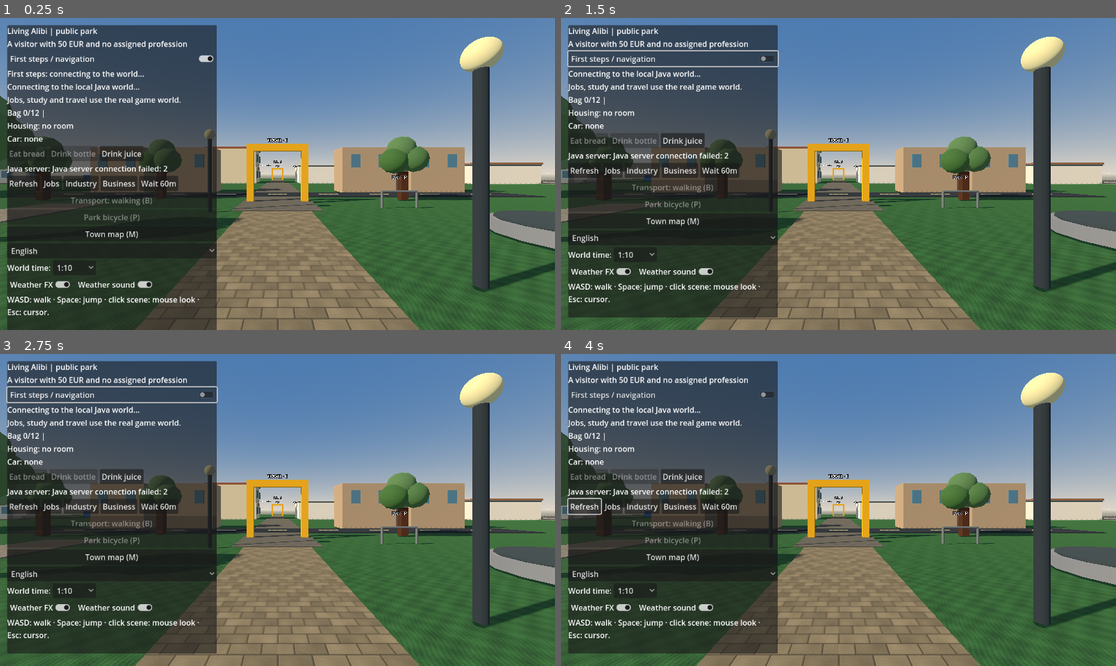
Above: before the commit, frames 1-4 (two rows, left to right).
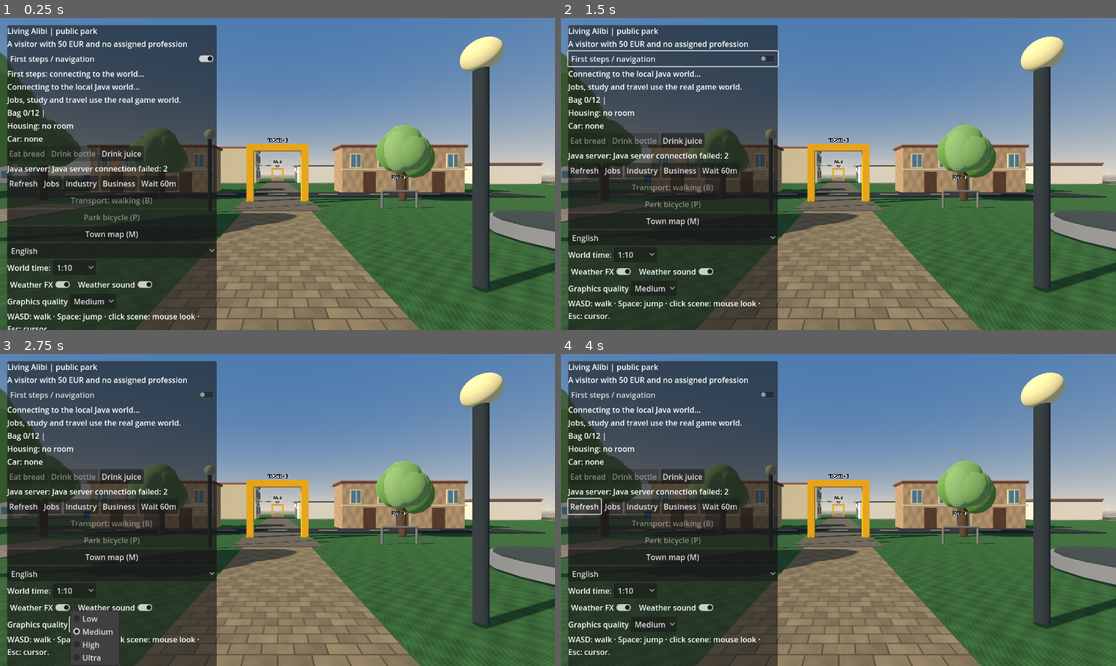
Above: after the commit, the same moments.

Repository: holovin777/living-alibi
Game: Godot game, scene res://scenes/park.tscn
Same seed, same stepped clock (60 frames per second), same inputs: the game is played once before the commit and once after it.
Inputs (mouse positions are in pixels of both pictures, inside the frame that each line leads up to):
- Up to frame 1 (0.25 s): no input
- Up to frame 2 (1.5 s): click (655, 301) at 0.5 s, where only the run after the commit has a clickable "Medium"; click "First steps / navigation" at 1.25 s
- Up to frame 3 (2.75 s): click (94, 625) at 2 s, where only the run after the commit has a clickable "Medium"
- Up to frame 4 (4 s): click "Drink juice" at 2.75 s; click "Refresh" at 3.5 s

The runs differ from the first frame. In frame 1, 6.2% of the frame differs, in the area x 0-100%, y 5-100%; in frame 2, 7.5%; in frame 3, 8.7%; in frame 4, 7.5%.

Commit message:
Improve Lombard architecture, seasonal tree canopies, lighting and runtime graphics presets

Diff:
--- a/godot/scripts/ParkDemo.gd
+++ b/godot/scripts/ParkDemo.gd
@@ -44,6 +44,11 @@
 const TownVisuals = preload("res://scripts/TownVisuals.gd")
 var _sky_material: ProceduralSkyMaterial
 var _surface_textures: Dictionary = {}
+var _graphics_quality := 1
+var _leaf_mesh: SphereMesh
+var _leaf_materials: Array[StandardMaterial3D] = []
+var _foliage_season := ""
+var _graphics_details: Array[Node3D] = []
 const FamilyApartment = preload("res://scripts/FamilyApartment.gd")
 const GameLanguage = preload("res://scripts/GameLanguage.gd")
 const ResidentPersonality = preload("res://scripts/ResidentPersonality.gd")
@@ -838,9 +843,58 @@
         _camera.position = _avatar.position + Vector3(0.0,eye + _jump_height,0.0)
         _camera.rotation = Vector3(_view_pitch,_view_yaw,0.0)
 
+func _set_graphics_quality(index: int) -> void:
+    _graphics_quality = clampi(index,0,3)
+    # Godot Compatibility supports these MSAA levels; no renderer restart needed.
+    match _graphics_quality:
+        0:
+            get_viewport().msaa_3d = Viewport.MSAA_DISABLED
+        1:
+            get_viewport().msaa_3d = Viewport.MSAA_2X
+        2:
+            get_viewport().msaa_3d = Viewport.MSAA_4X
+        3:
+            get_viewport().msaa_3d = Viewport.MSAA_8X
+    _sun.shadow_enabled = _graphics_quality > 0
+    _sun.directional_shadow_max_distance = [25.0,55.0,80.0,105.0][_graphics_quality]
+    for detail in _graphics_details:
+        if is_instance_valid(detail):
+            detail.visible = _graphics_quality > 0
+
+func _register_graphics_detail(detail: Node3D) -> void:
+    # Visual-only decoration never alters an obstacle or interaction.
+    _graphics_details.append(detail)
+    detail.visible = _graphics_quality > 0
+
+func _update_foliage(season: String, snowy: bool) -> void:
+    var key := season + str(snowy)
+    if key == _foliage_season:
+        return
+    _foliage_season = key
+    var color := Color("#537f3b")
+    match season:
+        "SPRING": color = Color("#659747")
+        "AUTUMN": color = Color("#b17a38")
+        "WINTER": color = Color("#66705a")
+    if snowy:
+        color = color.lerp(Color("#dce4df"),0.50)
+    for i in range(_leaf_materials.size()):
+        _leaf_materials[i].albedo_color = color.lightened(float(i)*0.07)
+
 func _build_world() -> void:
     _environment = Environment.new()
-    _surface_textures={"grass":TownVisuals.texture("grass"),"paving":TownVisuals.texture("paving"),"asphalt":TownVisuals.texture("asphalt")}
+    for kind in ["grass","paving","asphalt","stucco","terracotta","wood"]:
+        _surface_textures[kind] = TownVisuals.texture(kind)
+    _leaf_mesh = SphereMesh.new()
+    _leaf_mesh.radius = 1.0
+    _leaf_mesh.height = 2.0
+    _leaf_mesh.radial_segments = 12
+    _leaf_mesh.rings = 6
+    for i in range(4):
+        var leaf := StandardMaterial3D.new()
+        leaf.roughness = 1.0
+        _leaf_materials.append(leaf)
+    _update_foliage("SPRING",false)
     _sky_material=ProceduralSkyMaterial.new()
     var sky := Sky.new()
     sky.sky_material=_sky_material
@@ -860,6 +914,7 @@
     _sun.directional_shadow_max_distance=65.0
     _sun.shadow_blur=1.2
     add_child(_sun)
+    _set_graphics_quality(_graphics_quality)
 
     _avatar = Node3D.new()
     _avatar.name = "OrdinaryVisitor"
@@ -938,6 +993,12 @@
             remove_child(old_root)
             old_root.queue_free()
             _chunks.erase(id)
+    # Prune freed scenery references before new chunks are generated.
+    var retained: Array[Node3D] = []
+    for detail in _graphics_details:
+        if is_instance_valid(detail) and detail.is_inside_tree():
+            retained.append(detail)
+    _graphics_details = retained
     for id in wanted:
         if not _chunks.has(id):
             _generate_chunk(str(id))
@@ -1773,8 +1834,8 @@
     var shutter := Color("#4c6255")
     var dark := Color("#394c52")
     _add_obstacle(at,Vector2(width,depth))
-    _box(building,Vector3(width,height,depth),wall,at+Vector3(0,height/2,0))
-    _box(building,Vector3(width+0.4,0.35,depth+0.4),Color("#8e503a"),at+Vector3(0,height+0.12,0))
+    _box(building,Vector3(width,height,depth),wall,at+Vector3(0,height/2,0),"stucco")
+    _box(building,Vector3(width+0.4,0.35,depth+0.4),Color("#8e503a"),at+Vector3(0,height+0.12,0),"terracotta")
     _box(building,Vector3(width+0.16,0.45,0.12),stone,Vector3(at.x,0.23,face+0.07))
     for level in range(floors):
         var y := 1.6+float(level)*3.1
@@ -2411,8 +2472,8 @@
     var center := side*9.2
     var trim := Color("#dfc9a5")
     _add_obstacle(Vector3(center,0,z),Vector2(9.6,length))
-    _box(parent,Vector3(9.6,height,length),wall,Vector3(center,height*0.5,z))
-    _box(parent,Vector3(9.85,0.32,length+0.2),Color("#744536"),Vector3(center,height+0.12,z))
+    _box(parent,Vector3(9.6,height,length),wall,Vector3(center,height*0.5,z),"stucco")
+    _box(parent,Vector3(9.85,0.32,length+0.2),Color("#91523c"),Vector3(center,height+0.12,z),"terracotta")
     _box(parent,Vector3(0.12,0.18,length),trim,Vector3(front-side*0.06,3.3,z))
     for offset in [-length/3.0,0.0,length/3.0]:
         for y in [4.5,6.5]:
@@ -2568,9 +2629,9 @@
     var front := side*11.7
     var trim := Color(0.89,0.78,0.60)
     _add_obstacle(Vector3(back,0,z),Vector2(2.2,12.0))
-    _box(parent,Vector3(2.2,7.1,12),wall,Vector3(back,3.55,z))
-    _box(parent,Vector3(5.2,3.9,12),wall,Vector3(side*14,5.15,z))
-    _box(parent,Vector3(5.5,0.32,12.2),Color(0.48,0.26,0.20),Vector3(side*14,7.25,z))
+    _box(parent,Vector3(2.2,7.1,12),wall,Vector3(back,3.55,z),"stucco")
+    _box(parent,Vector3(5.2,3.9,12),wall,Vector3(side*14,5.15,z),"stucco")
+    _box(parent,Vector3(5.5,0.32,12.2),Color("#95503a"),Vector3(side*14,7.25,z),"terracotta")
     _box(parent,Vector3(5.7,0.14,12.3),trim,Vector3(side*14,7.03,z))
     _box(parent,Vector3(5.2,0.16,12),trim,Vector3(side*14,3.25,z))
     _box(parent,Vector3(0.16,0.16,12),trim,Vector3(side*11.35,5.35,z))
@@ -2578,6 +2639,8 @@
         var at := Vector3(front,0,z+offset)
         _add_obstacle(at,Vector2(0.55,0.55))
         _box(parent,Vector3(0.55,1.95,0.55),trim,at+Vector3(0,0.975,0))
+        _box(parent,Vector3(0.70,0.15,0.70),trim.darkened(0.12),at+Vector3(0,0.075,0))
+        _box(parent,Vector3(0.71,0.17,0.71),trim,at+Vector3(0,1.88,0))
     for offset in [-4.0,0.0,4.0]:
         # Segmented semicircular stone arches; the open space below is walkable.
         for i in range(9):
@@ -2590,10 +2653,12 @@
         for y in [4.4,6.15]:
             var face := side*11.36
             _box(parent,Vector3(0.08,1.1,0.85),Color(0.19,0.28,0.30),Vector3(face,y,z+offset))
+            _box(parent,Vector3(0.09,1.08,0.055),trim,Vector3(face-side*0.035,y,z+offset))
+            _box(parent,Vector3(0.09,0.05,0.83),trim,Vector3(face-side*0.035,y,z+offset))
             var shutters := Color("#415943") if variant%2 == 0 else Color("#64513f")
             _box(parent,Vector3(0.15,0.12,1.6),trim,Vector3(face-side*0.06,y-0.61,z+offset))
             for shutter in [-0.64,0.64]:
-                _box(parent,Vector3(0.13,1.18,0.35),shutters,Vector3(face-side*0.06,y,z+offset+shutter))
+                _box(parent,Vector3(0.13,1.18,0.35),shutters,Vector3(face-side*0.06,y,z+offset+shutter),"wood")
             if y < 5.0 and (variant == 1 or variant == 3) and offset == 0.0:
                 _centro_balcony(parent,side,face,y,z+offset)
             elif y > 5.0 and variant%2 == 0:
@@ -2657,15 +2722,22 @@
         _box(park, Vector3(1.5,0.02,0.11), Color(0.92,0.85,0.61), Vector3(x,0.07,-16))
     for x in [-14.0,-8.0,8.0,14.0]:
         _add_obstacle(Vector3(x,0,-19), Vector2(4.7,2.5))
-        _box(park, Vector3(4.7,4.0,2.5), Color(0.69,0.59,0.47), Vector3(x,2,-19))
+        _box(park, Vector3(4.7,4.0,2.5), Color(0.76,0.64,0.49), Vector3(x,2,-19),"stucco")
+        _box(park,Vector3(5.0,0.22,2.8),Color("#95533e"),Vector3(x,4.07,-19),"terracotta")
+        _box(park,Vector3(4.85,0.12,0.18),Color("#e0c6a0"),Vector3(x,2.05,-17.68))
+        _box(park,Vector3(1.05,1.85,0.12),Color("#71513b"),Vector3(x,0.925,-17.68),"wood")
         for offset in [-1.2,1.2]:
-            _box(park, Vector3(0.8,1.1,0.08), Color(0.32,0.49,0.57), Vector3(x+offset,2.8,-17.7))
+            _box(park,Vector3(0.98,1.28,0.10),Color("#ddc7a6"),Vector3(x+offset,2.8,-17.70))
+            _box(park, Vector3(0.8,1.1,0.08), Color(0.32,0.49,0.57), Vector3(x+offset,2.8,-17.62))
+            _box(park,Vector3(0.055,1.08,0.08),Color("#e0c6a0"),Vector3(x+offset,2.8,-17.56))
 
 func _bench(parent: Node3D, at: Vector3) -> void:
     _add_obstacle(at, Vector2(2.0, 0.66))
     var wood := Color(0.43,0.27,0.14)
-    _box(parent, Vector3(2.0,0.12,0.58), wood, at + Vector3(0,0.52,0))
-    _box(parent, Vector3(2.0,0.42,0.10), wood, at + Vector3(0,0.85,0.25))
+    for z in [-0.20,0.0,0.20]:
+        _box(parent,Vector3(2.0,0.09,0.17),wood,at+Vector3(0,0.52,z),"wood")
+    for y in [0.70,0.86,1.02]:
+        _box(parent,Vector3(2.0,0.13,0.09),wood,at+Vector3(0,y,0.25),"wood")
     for x in [-0.75,0.75]:
         _box(parent, Vector3(0.11,0.50,0.47), Color(0.20,0.23,0.24), at+Vector3(x,0.25,0))
 
@@ -2967,27 +3039,33 @@
 
 func _tree(at: Vector3) -> void:
     _add_obstacle(at, Vector2(0.45, 0.45))
-    _box(_scenery, Vector3(0.45, 1.8, 0.45), Color(0.33, 0.19, 0.11),
-            at + Vector3(0.0, 0.9, 0.0))
+    var seed := absi(roundi(at.x*43.0+at.z*79.0))
+    var rng := RandomNumberGenerator.new()
+    rng.seed = seed
+    var trunk_height := rng.randf_range(2.0,2.6)
+    var trunk := _cylinder(_scenery,0.22,trunk_height,Color("#70513b"),at+Vector3(0,trunk_height*0.5,0))
+    TownVisuals.surface(trunk.material_override as StandardMaterial3D,_surface_textures["wood"],0.75)
     var crown := Node3D.new()
     crown.name="TreeCrown"
-    crown.position=at
+    crown.position=at+Vector3(0,trunk_height+0.55,0)
     _scenery.add_child(crown)
-    var leaves := Color("#476f39")
-    for offset in [Vector3(-0.55,2.5,0),Vector3(0.55,2.6,0.2),Vector3(0,3.25,-0.1),Vector3(0,2.55,-0.65)]:
-        var mesh := SphereMesh.new()
-        mesh.radius=0.88
-        mesh.height=1.65
-        mesh.radial_segments=10
-        mesh.rings=5
+    for i in range(8):
+        var angle := float(i)*TAU/8.0
         var foliage := MeshInstance3D.new()
-        foliage.mesh=mesh
-        var mat := StandardMaterial3D.new()
-        mat.albedo_color=leaves.lightened(0.06*float(crown.get_child_count()))
-        mat.roughness=1.0
-        foliage.material_override=mat
-        foliage.position=offset
+        foliage.mesh = _leaf_mesh
+        foliage.material_override = _leaf_materials[i%4]
+        var spread := rng.randf_range(0.55,0.95)
+        foliage.position = Vector3(cos(angle)*spread,rng.randf_range(-0.1,0.5),sin(angle)*spread)
+        foliage.scale = Vector3(rng.randf_range(0.77,1.12),rng.randf_range(0.88,1.35),rng.randf_range(0.77,1.12))
         crown.add_child(foliage)
+        if i%2 == 1:
+            _register_graphics_detail(foliage)
+    var top := MeshInstance3D.new()
+    top.mesh = _leaf_mesh
+    top.material_override = _leaf_materials[2]
+    top.position = Vector3(0,1.0,0)
+    top.scale = Vector3(1.08,1.14,1.08)
+    crown.add_child(top)
 
 func _box(parent: Node3D, size: Vector3, color: Color,
         where: Vector3, surface: String = "") -> void:
@@ -3133,6 +3211,17 @@
     audio_toggle.button_pressed = true
     audio_toggle.toggled.connect(_set_weather_audio)
     atmosphere_row.add_child(audio_toggle)
+    var graphics_row := HBoxContainer.new()
+    column.add_child(graphics_row)
+    var graphics_label := Label.new()
+    graphics_label.text = "Graphics quality"
+    graphics_row.add_child(graphics_label)
+    var quality := OptionButton.new()
+    for caption in ["Low","Medium","High","Ultra"]:
+        quality.add_item(caption)
+    quality.select(_graphics_quality)
+    quality.item_selected.connect(_set_graphics_quality)
+    graphics_row.add_child(quality)
     _hint = Label.new()
     _hint.autowrap_mode=TextServer.AUTOWRAP_WORD_SMART
     _hint.text = tr("WASD: walk · Space: jump · click scene: mouse look · Esc: cursor.")
@@ -5098,6 +5187,7 @@
     if _ground_material == null:
         return
     var climate: Dictionary = _last_snapshot.get("weather", {})
+    _update_foliage(str(_last_snapshot.get("season","SPRING")),bool(climate.get("snowing",false)))
     if climate.get("snowing", false):
         _ground_material.albedo_color = Color(0.80, 0.86, 0.88)
         _environment.background_color = Color(0.72, 0.76, 0.83)
@@ -5117,9 +5207,9 @@
     var daylight := sin(day_progress * PI)
     _sun.rotation_degrees = Vector3(-8.0-65.0*daylight,
             -90.0+180.0*day_progress,0.0)
-    _sun.light_energy = lerpf(0.08,1.18,daylight)
+    _sun.light_energy = lerpf(0.08,1.27,daylight)
     _sun.light_color=Color("#f1bd83").lerp(Color("#fff5df"),smoothstep(0.0,0.65,daylight))
-    _environment.ambient_light_energy = lerpf(0.28,0.72,daylight)
+    _environment.ambient_light_energy = lerpf(0.30,0.66,daylight)
     _environment.background_color = Color(0.07,0.10,0.18).lerp(
             _environment.background_color, smoothstep(0.0,0.35,daylight))
     if climate.get("sky","CLEAR") != "CLEAR":
